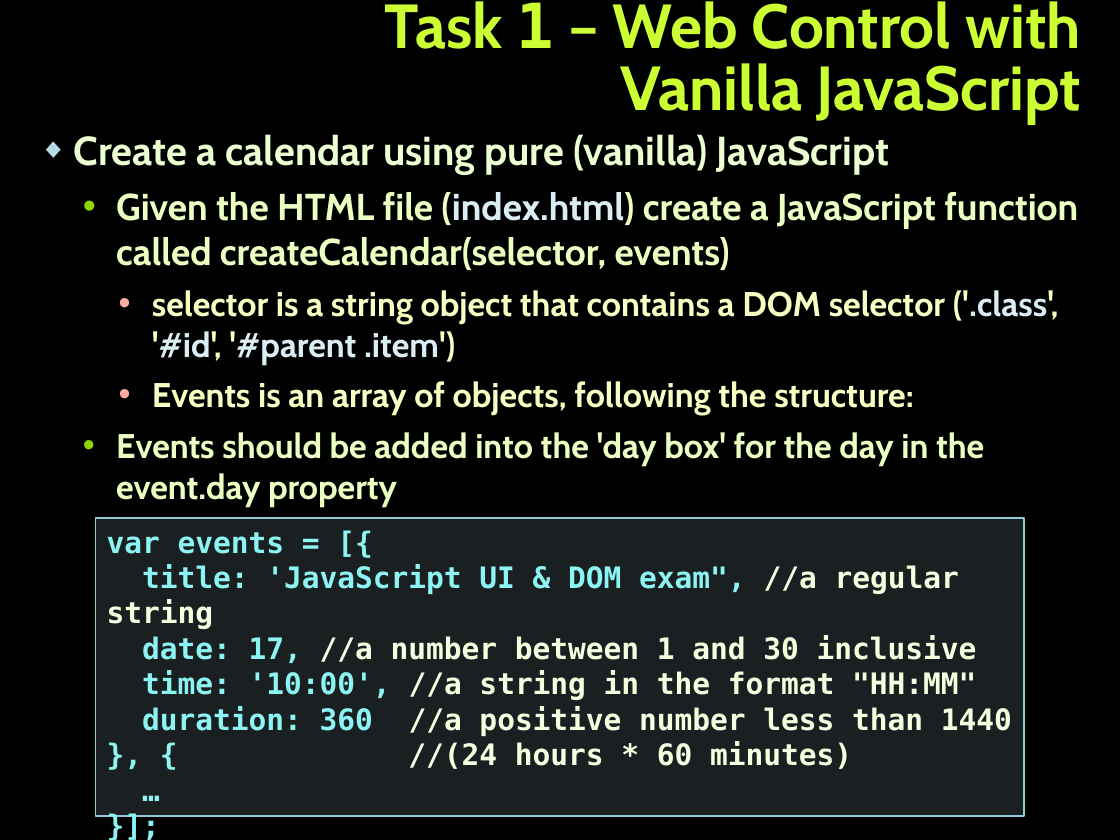
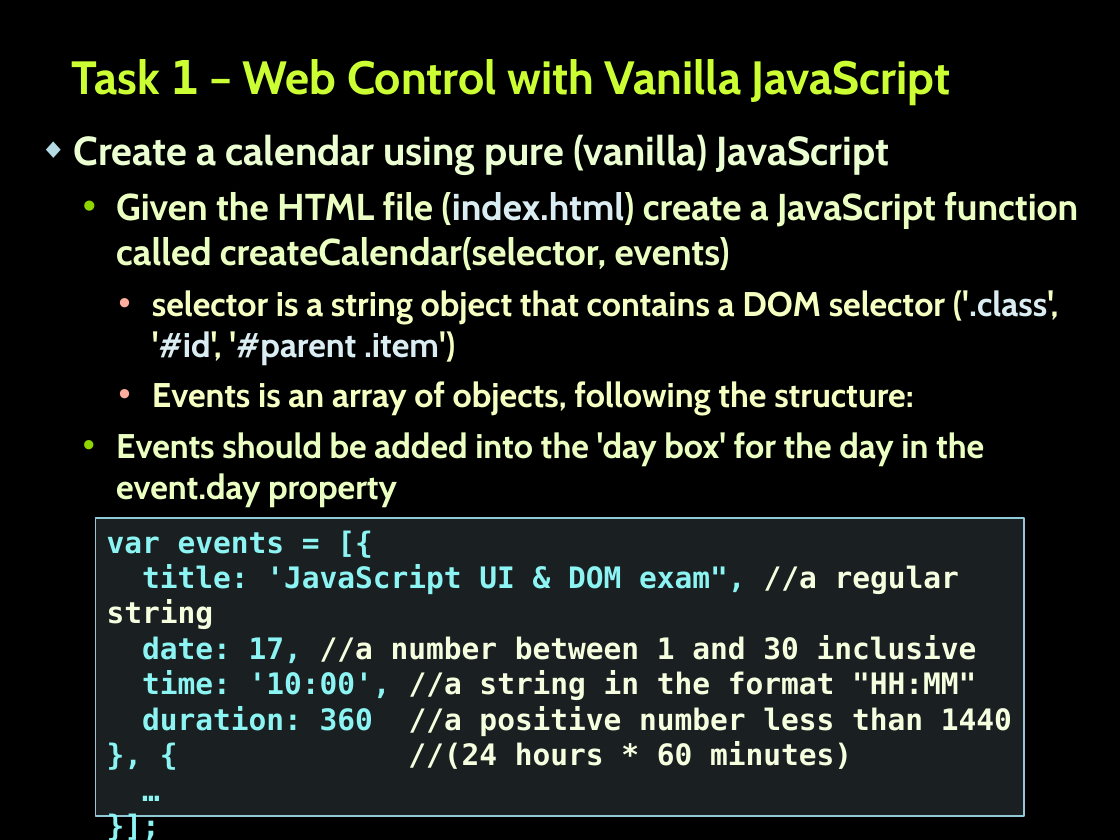
Before and after one commit to Termininja/TelerikAcademy, a slide deck: slide 1 of JavaScript/JS UI & DOM/12. Exam Preparation/Exam Preparation.pptx (slide 2 before the commit). Drawn at 1120x840 pixels with LibreOffice and Linux fonts; fonts in the diff are those of the drawing; background and template pictures are left out. Boxes give left, top, right and bottom in pixels: in the first picture for what was removed or moved away, otherwise in the second. Text is boxed around its words. In the diff, an @@ line names an element or a change of style, - is before the commit and + after.

```diff
--- a/JavaScript/JS UI & DOM/12. Exam Preparation/Exam Preparation.pptx
+++ b/JavaScript/JS UI & DOM/12. Exam Preparation/Exam Preparation.pptx
@@ title "Task 1 – Web Control ...": place and size @@
-title "Task 1 – Web Control ..." at bbox=[384, 1, 1081, 124]
+title "Task 1 – Web Control ..." at bbox=[71, 59, 950, 105]
@@ title "Task 1 – Web Control ..." at bbox=[71, 59, 950, 105]: size 40 to 30 pt; alignment right to left @@
```
Also in this commit, not shown: 4 other slides changed, 3 slides removed, 5 other files.
